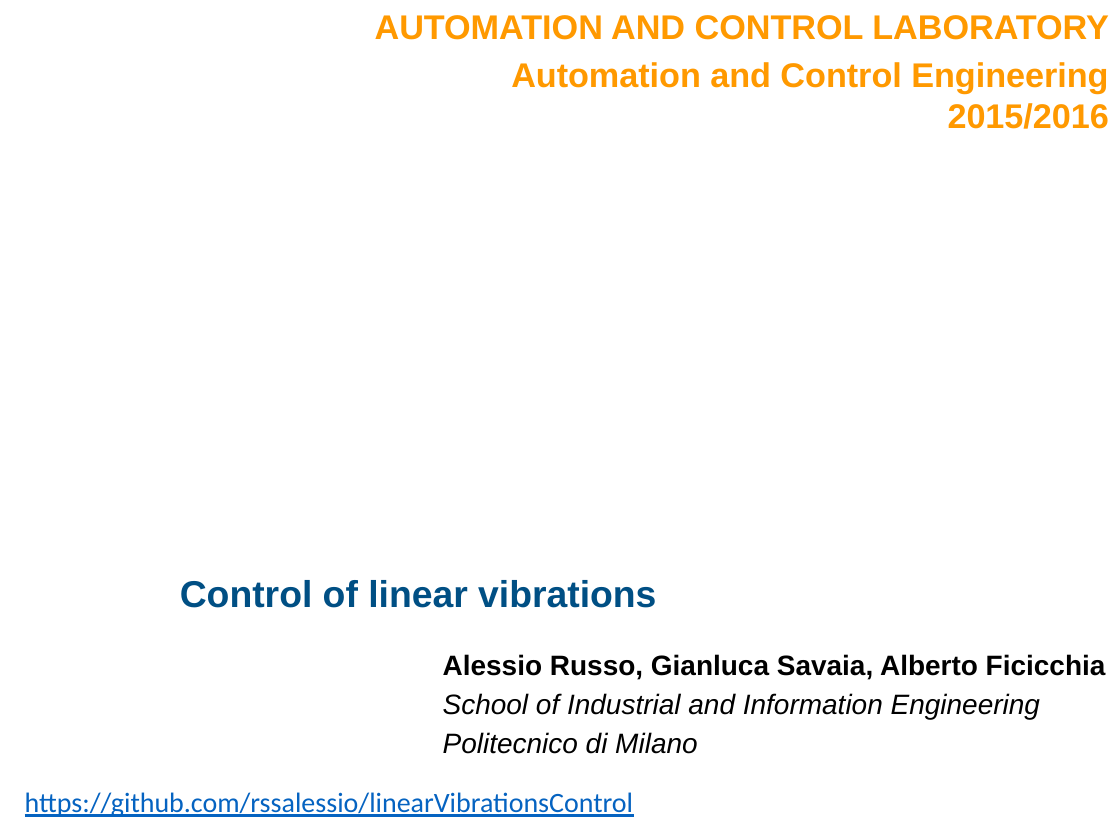
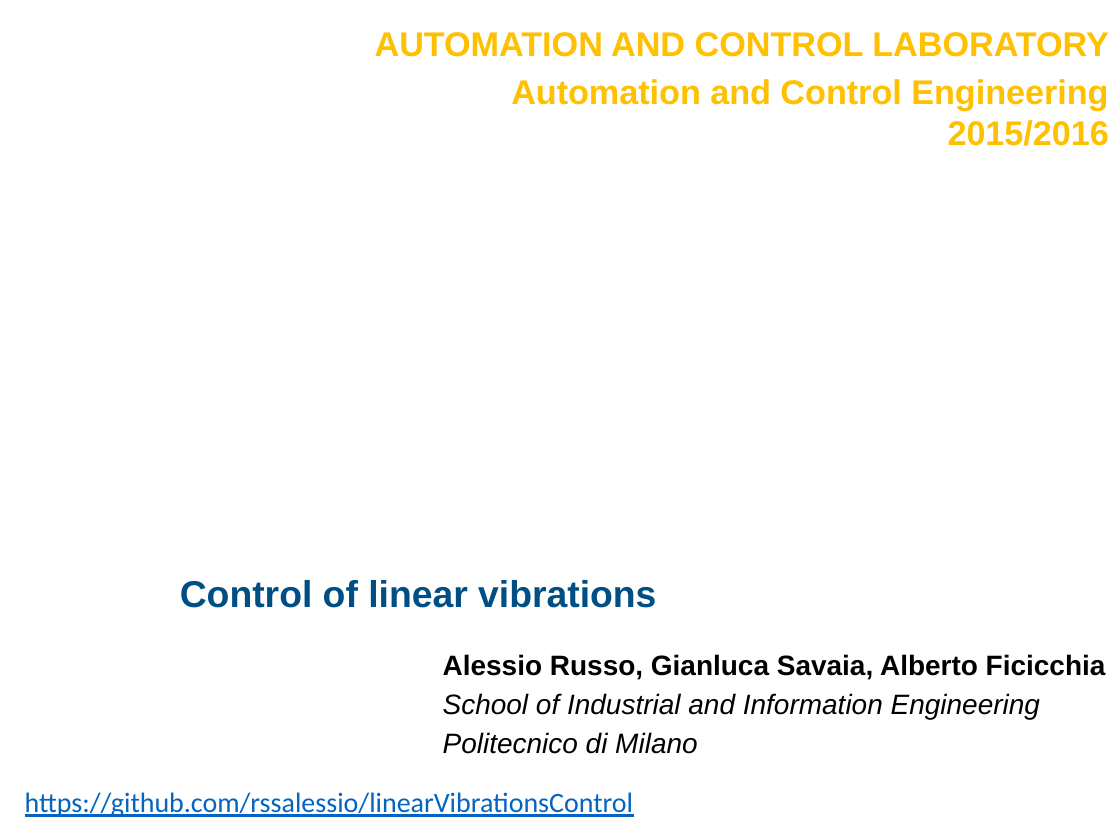
Before and after one commit to rssalessio/Control-Linear-Vibrations, a slide deck: slide 1 of finalPresentation/Part 1/Part1.pptx. Drawn at 1120x840 pixels with LibreOffice and Linux fonts; fonts in the diff are those of the drawing; background and template pictures are left out. Boxes give left, top, right and bottom in pixels: in the first picture for what was removed or moved away, otherwise in the second. Text is boxed around its words. In the diff, an @@ line names an element or a change of style, - is before the commit and + after.

```diff
--- a/finalPresentation/Part 1/Part1.pptx
+++ b/finalPresentation/Part 1/Part1.pptx
@@ text "AUTOMATION AND CONTROL LABORATORY": place and size @@
-text "AUTOMATION AND CONTROL LABORATORY" at [375, 15, 1109, 129]
+text "AUTOMATION AND CONTROL LABORATORY" at [375, 32, 1109, 146]
@@ text "AUTOMATION AND CONTROL LABORATORY" at [375, 32, 1109, 146]: text colour #FF9900 to #FFC000 @@
```
Also in this commit, not shown: 3 other slides changed.
